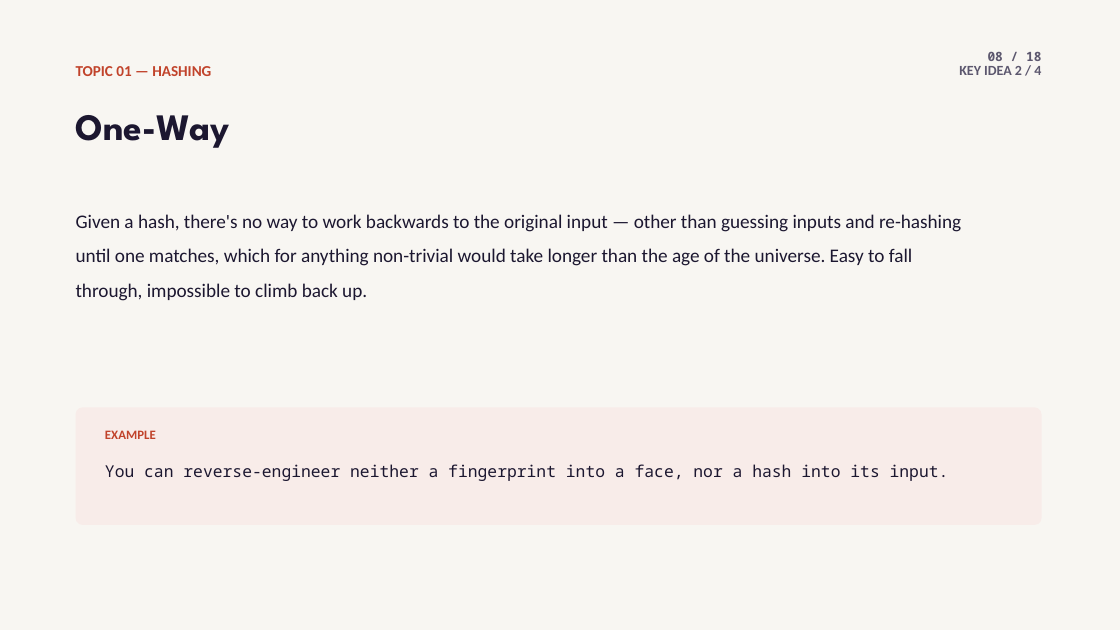
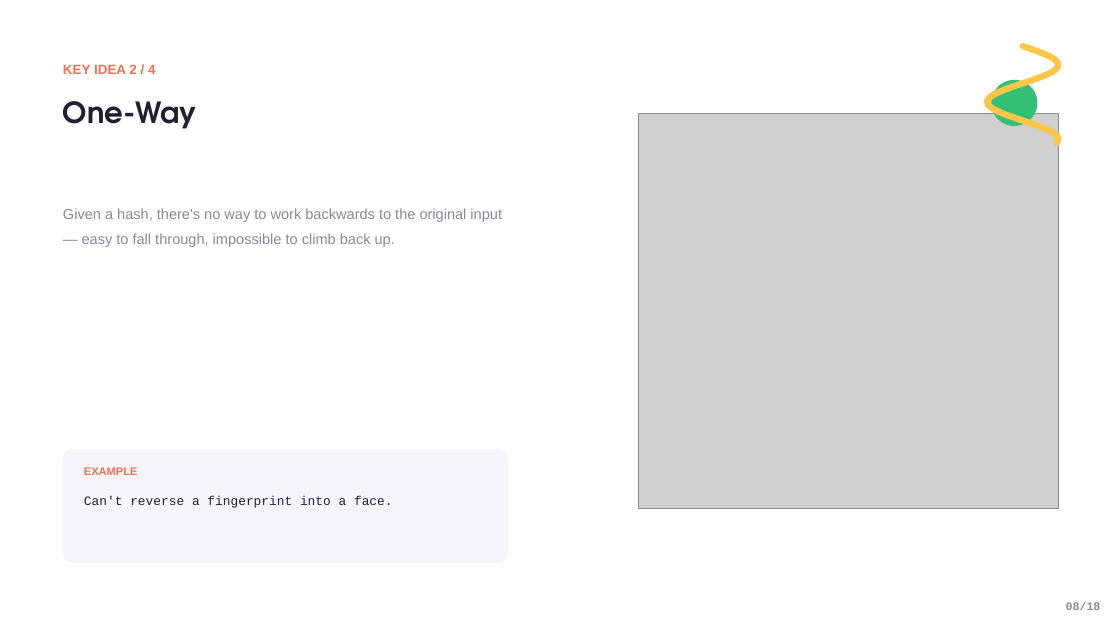
Before and after one commit to jadonamite/BlockchainCourse, a slide deck: slide 8 of curriculum/week-01/week1-topic-01-hashing.pptx. Drawn at 1120x630 pixels with LibreOffice and Linux fonts; fonts in the diff are those of the drawing; grey boxes stand for pictures. Boxes give left, top, right and bottom in pixels: in the first picture for what was removed or moved away, otherwise in the second. Text is boxed around its words. In the diff, an @@ line names an element or a change of style, - is before the commit and + after.

Commit message:
Rebuild Topic 01 deck to actually match the reference template
The previous decks used a dark terminal/dev-tool aesthetic invented
for this course instead of the referenced "Online Learning Platform"
template. This rebuilds Topic 01 (Hashing) from scratch as a real
component library matching the reference precisely: exact palette
(violet/yellow/green/coral), the squiggle ribbon motif, colored icon
cards, mentor-style photo cards, dashed timeline, stat blocks, and
CTA slides -- with real photos on nearly every slide instead of only
the divider. Code/terminal output is restyled into the reference's
own navy card color rather than a foreign dark theme.

Proof-of-concept on one topic before replicating to Topics 02-04.

```diff
--- a/curriculum/week-01/week1-topic-01-hashing.pptx
+++ b/curriculum/week-01/week1-topic-01-hashing.pptx
@@ rectangle removed at [0, 0, 1120, 630] @@
@@ text "KEY IDEA 2 / 4": place and size @@
-text "KEY IDEA 2 / 4" at [959, 66, 1041, 75]
+text "KEY IDEA 2 / 4" at [63, 64, 155, 74]
@@ text "KEY IDEA 2 / 4" at [63, 64, 155, 74]: size 12 to 11.5 pt, font Calibri to Arial, text colour #5C576E to #F2734B; alignment right to left @@
@@ freeform shape added at [987, 46, 1059, 143], outline #FDC646 5.4 pt @@
@@ text removed at [76, 66, 211, 76] @@
-TOPIC 01 — HASHING
@@ ellipse added at [991, 80, 1038, 126], fill #35C078 @@
@@ text "One-Way": place and size @@
-text "One-Way" at [76, 115, 230, 148]
+text "One-Way" at [63, 101, 197, 129]
@@ text "One-Way" at [63, 101, 197, 129]: size 32 to 25 pt, font League Spartan to TeX Gyre Adventor, text colour #1C1730 to #221F33 @@
@@ picture added at [639, 113, 1059, 508] @@
@@ text at [63, 208, 502, 247]: text changed; size 16.5 to 12.5 pt; font Calibri to Arial; text colour #1C1730 to #8B8899 @@
-Given a hash, there's no way to work backwards to the original input — other than guessing inputs and re-hashing until one matches, which for anything non-trivial would take longer than the age of the universe. Easy to fall through, impossible to climb back up.
+Given a hash, there's no way to work backwards to the original input — easy to fall through, impossible to climb back up.
@@ rounded rectangle removed at [76, 408, 1042, 525] @@
@@ rounded rectangle added at [63, 450, 508, 563], fill #F6F5FC @@
@@ text "EXAMPLE": place and size @@
-text "EXAMPLE" at [105, 430, 156, 439]
+text "EXAMPLE" at [84, 467, 137, 475]
@@ text "EXAMPLE" at [84, 467, 137, 475]: size 11 to 9.5 pt, font Calibri to Arial, text colour #C1432B to #F2734B @@
@@ text at [84, 496, 393, 508]: text changed; size 14 to 11 pt; font Noto Sans Mono to Courier New; text colour #1C1730 to #221F33 @@
-You can reverse-engineer neither a fingerprint into a face, nor a hash into its input.
+Can't reverse a fingerprint into a face.
@@ text at [1066, 601, 1101, 610]: text changed; size 11 to 10 pt; font Noto Sans Mono to Courier New; text colour #5C576E to #8B8899 @@
-08 / 18
+08/18
```
Also in this commit, not shown: 16 other slides changed, 1 slide added, 1 slide removed.
